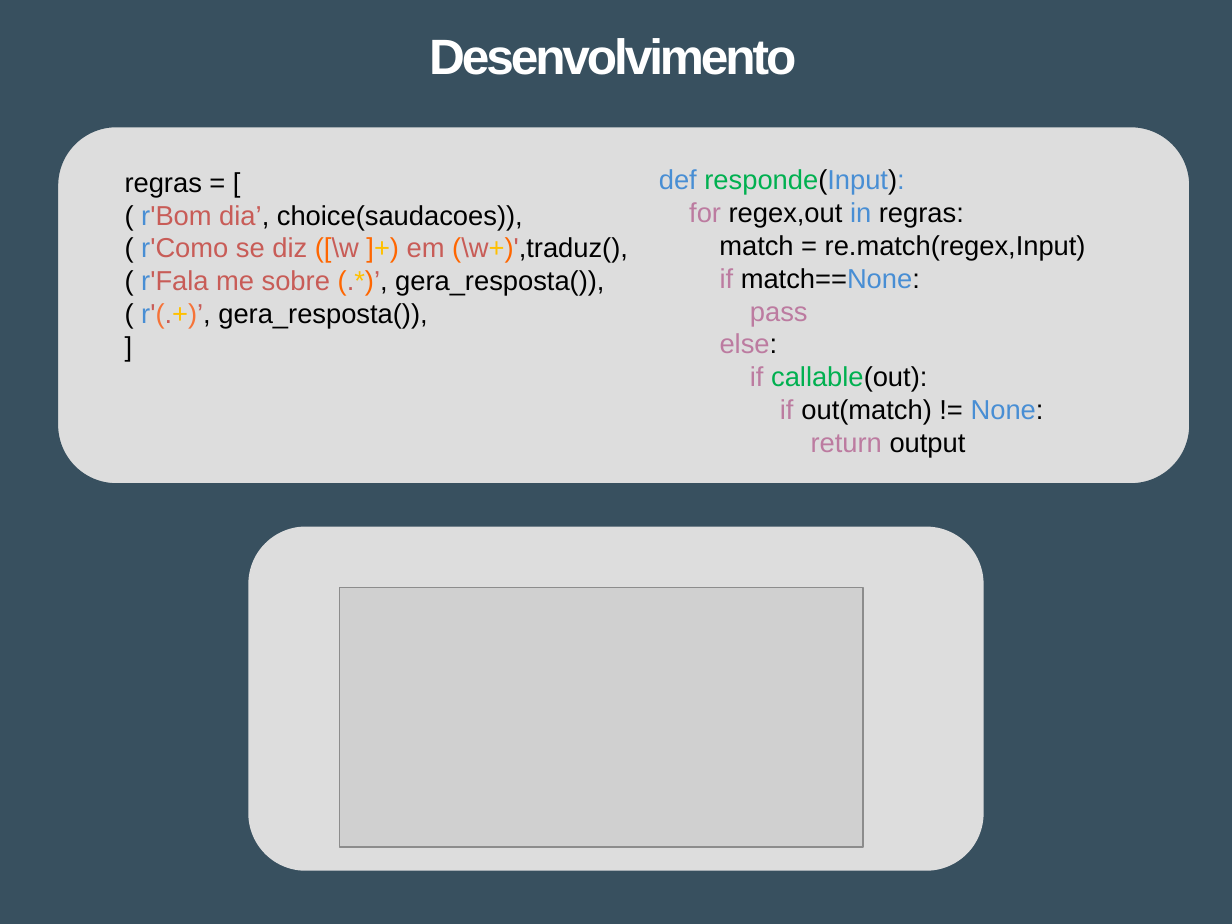
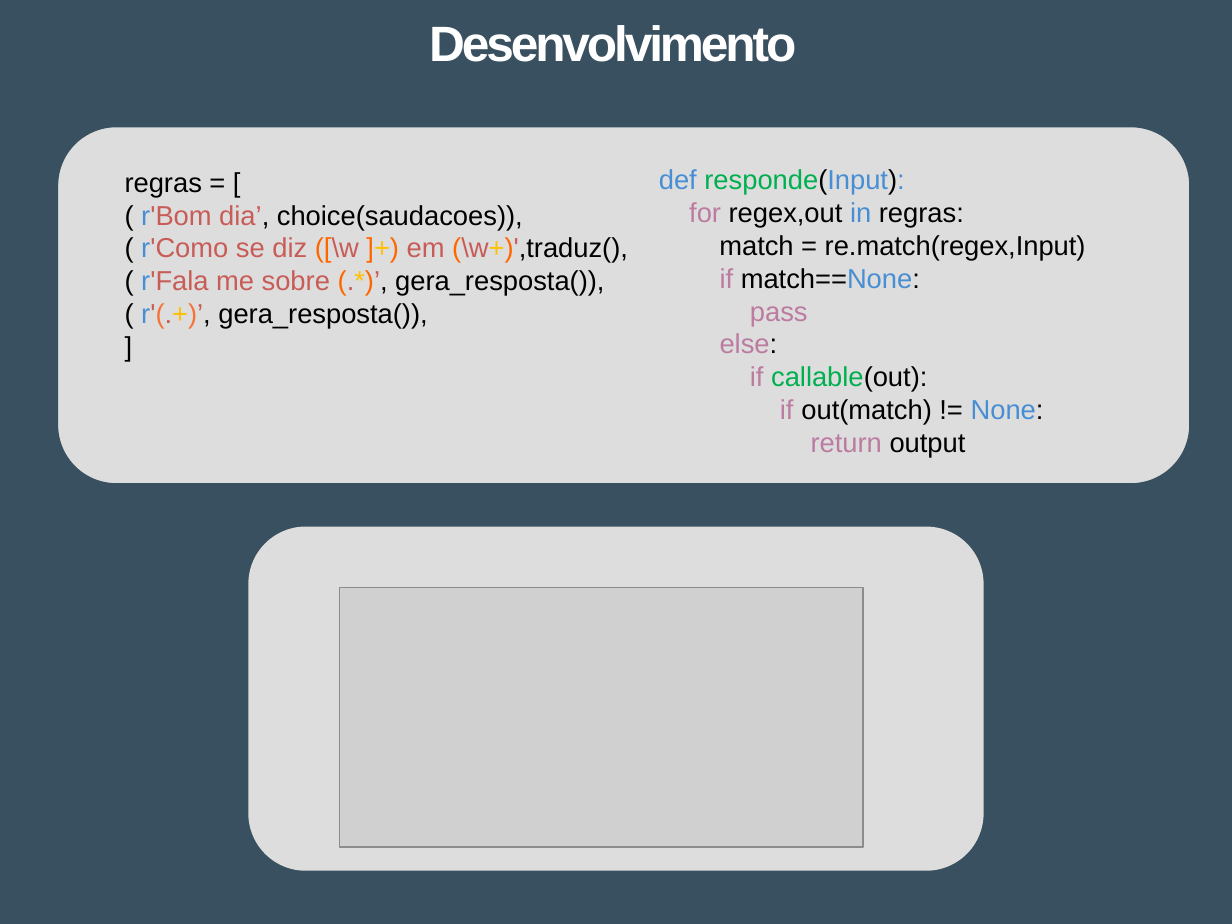
Before and after one commit to Tibblue/PLC, a slide deck: slide 6 of LEI/apresentações/apresLEI_raul.pptx. Drawn at 1232x924 pixels with LibreOffice and Linux fonts; fonts in the diff are those of the drawing; grey boxes stand for pictures. Boxes give left, top, right and bottom in pixels: in the first picture for what was removed or moved away, otherwise in the second. Text is boxed around its words. In the diff, an @@ line names an element or a change of style, - is before the commit and + after.

```diff
--- a/LEI/apresentações/apresLEI_raul.pptx
+++ b/LEI/apresentações/apresLEI_raul.pptx
@@ title "Desenvolvimento" moved from (x1=429, y1=38, x2=796, y2=75) to (x1=429, y1=25, x2=796, y2=62) @@
```
Also in this commit, not shown: 2 other slides changed.
